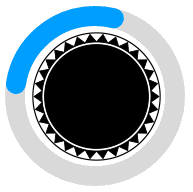
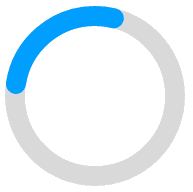
The second 193 x 192 image is a revision of the first. Changes to its layers:
removed layer "icon" over [32, 32, 161, 161]
